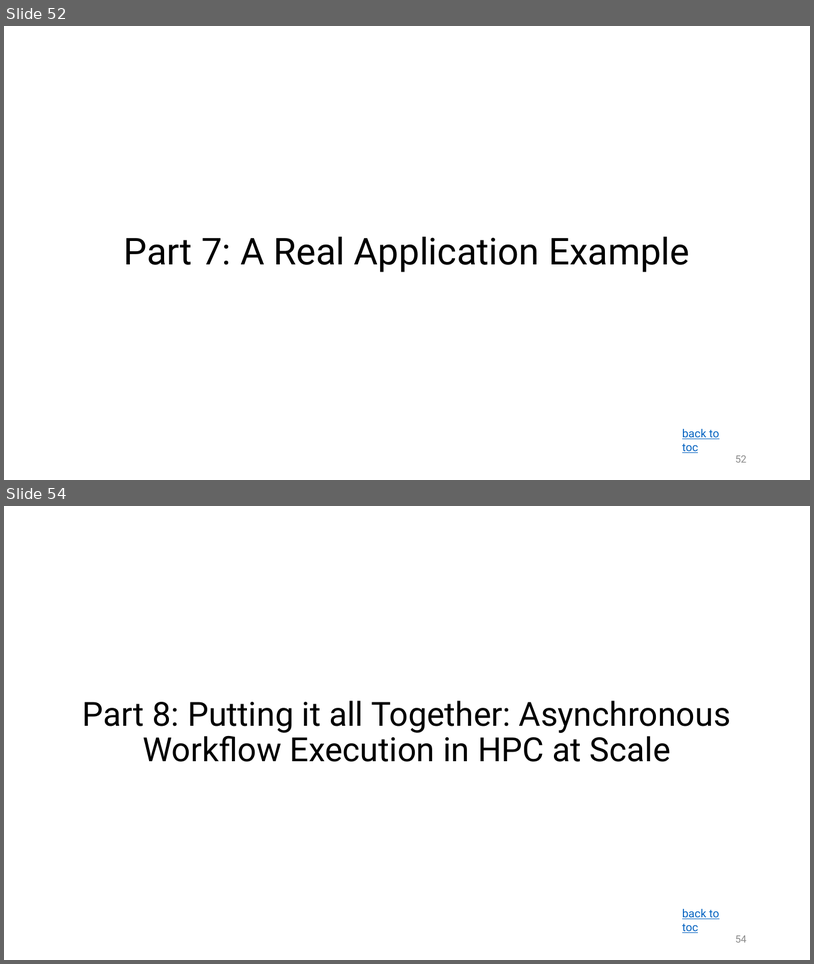
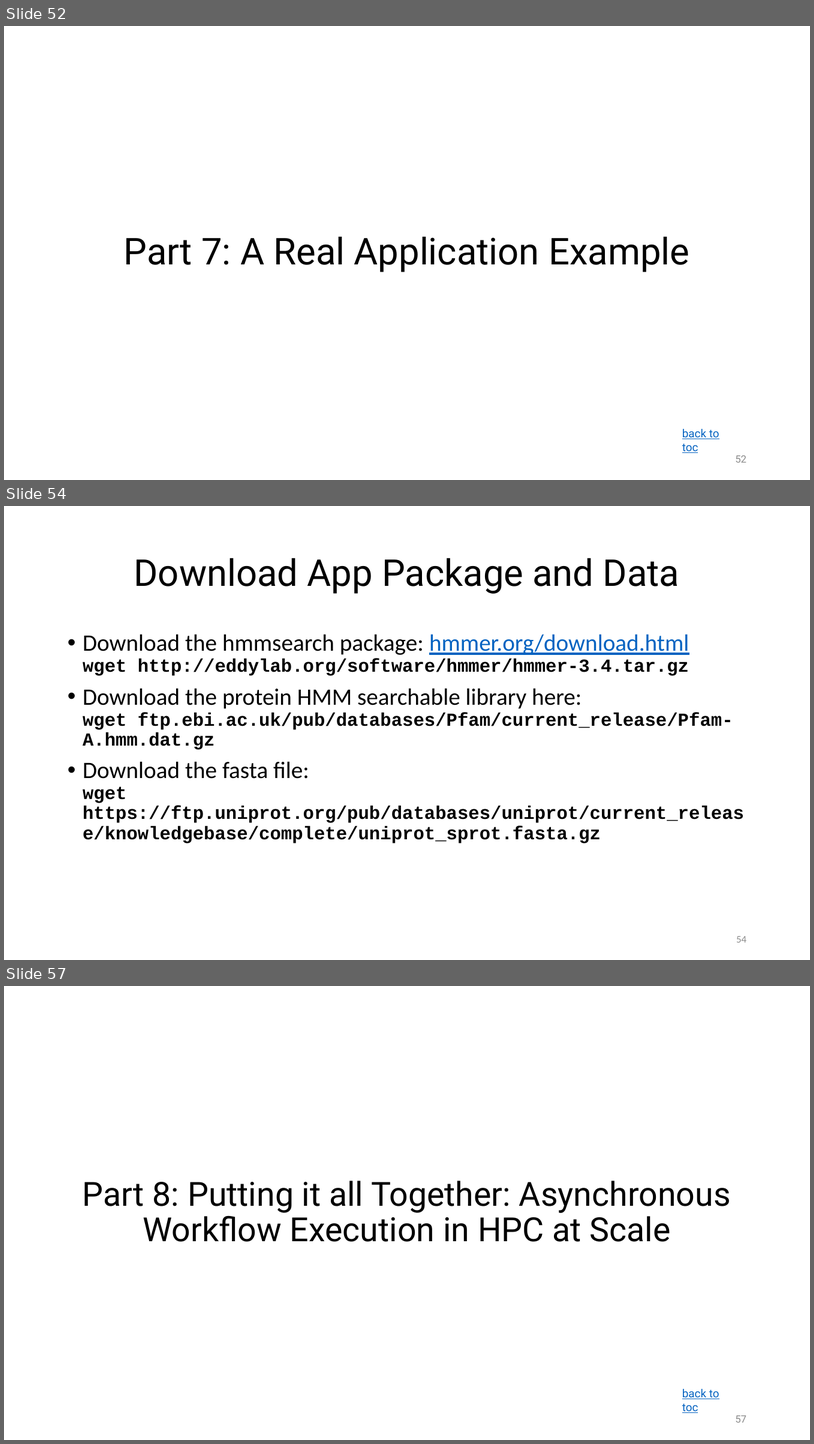
Before and after one commit to ketancmaheshwari/escience23tut, a slide deck: gnu-parallel-tutorial.pptx. Shown one above the other, each under a label of ours: slides 52 and 54 before the commit, slides 52, 54 and 57 after it; the slides between them are not shown. The pictures are 814x964 and 814x1444 pixels, drawn with LibreOffice and Linux fonts; fonts in the diff are those of the drawing. Boxes give left, top, right and bottom in pixels: in the first picture for what was removed or moved away, otherwise in the second. Text is boxed around its words. In the diff, an @@ line names an element or a change of style, - is before the commit and + after.

```diff
--- a/gnu-parallel-tutorial.pptx
+++ b/gnu-parallel-tutorial.pptx
@@ slide 54 added at bbox=[4, 506, 810, 960], background #FFFFFF @@
@@ title added at bbox=[134, 558, 680, 594], 33 pt, text #000000 @@
+Download App Package and Data
@@ text added at bbox=[83, 634, 744, 843], 16.4 pt, text #000000, bold @@
+• Download the hmmsearch package: hmmer.org/download.html
+  wget http://eddylab.org/software/hmmer/hmmer-3.4.tar.gz
+• Download the protein HMM searchable library here:
+  wget ftp.ebi.ac.uk/pub/databases/Pfam/current_release/Pfam-A.hmm.dat.gz
+• Download the fasta file:
+  wget https://ftp.uniprot.org/pub/databases/uniprot/current_release/knowledgebase/complete/uniprot_sprot.fasta.gz
@@ page number added at bbox=[737, 936, 747, 942], 9 pt, text #8C8C8C @@
+54
@@ what was slide 54 is now slide 57 @@
@@ page number at bbox=[735, 1415, 747, 1422]: text changed @@
-54
+57
```
Also in this commit, not shown: 3 slides changed, 3 other slides added, 2 other files.
